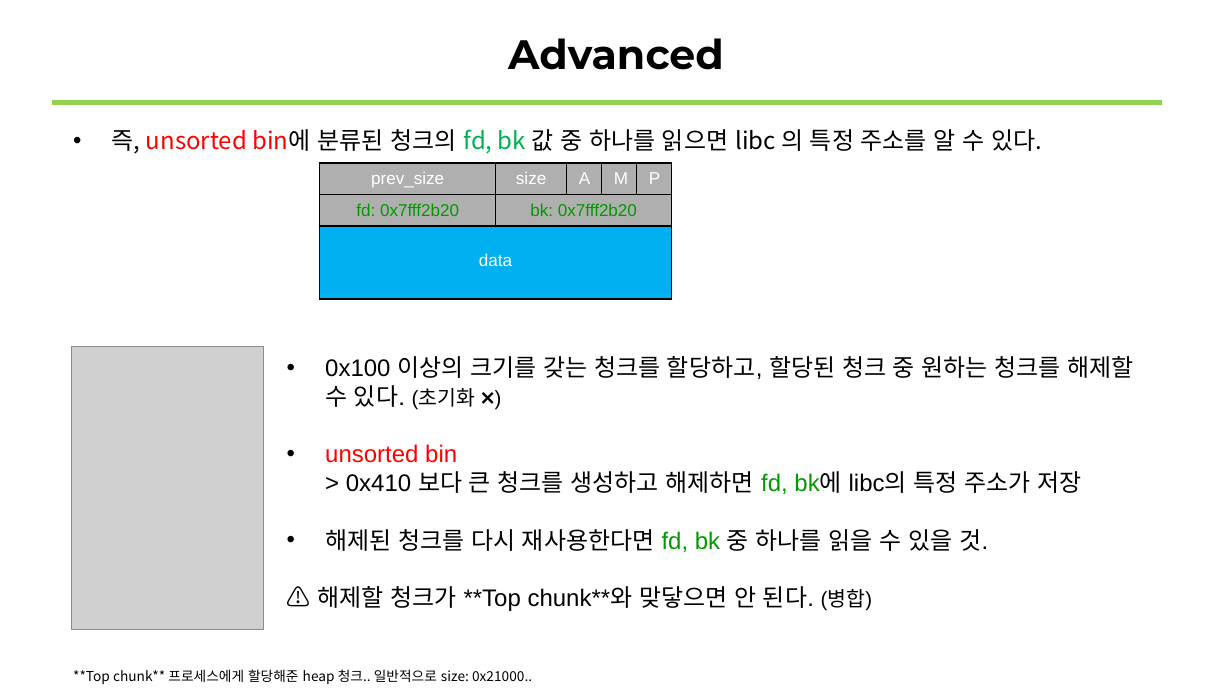
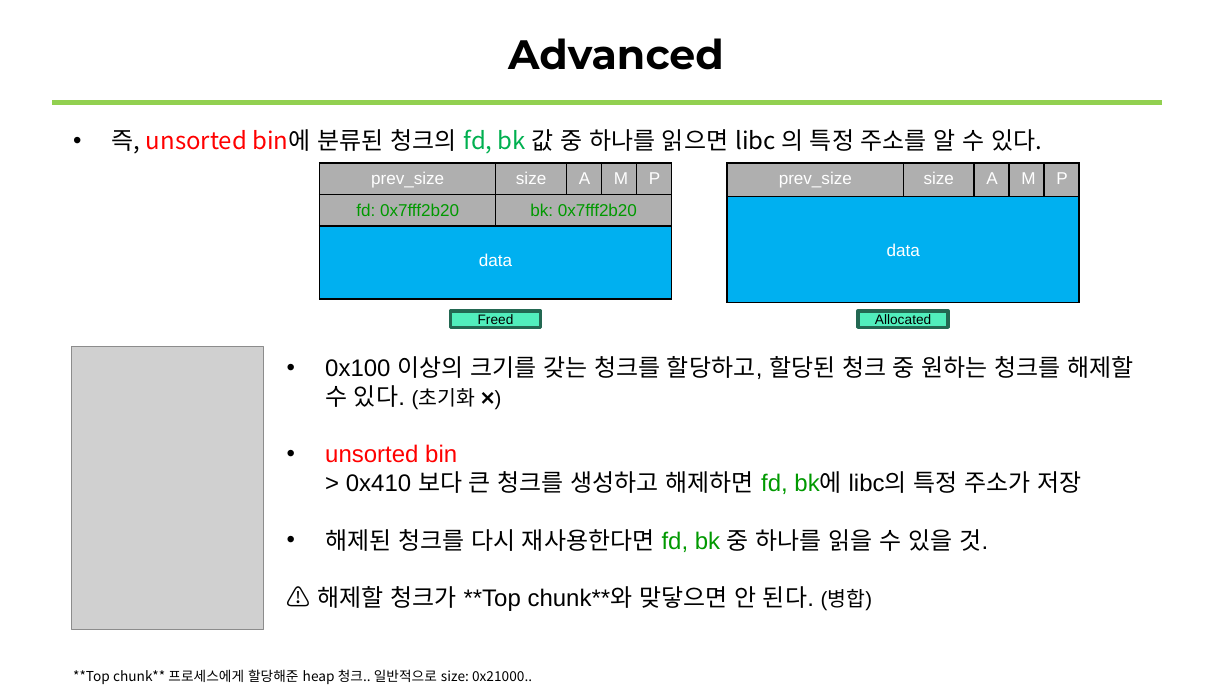
Before and after one commit to sewonpark-sec/SSL-Seminar, a slide deck: slide 16 of 11_Use_After_Free.pptx (slide 18 before the commit). Drawn at 1232x693 pixels with LibreOffice and Linux fonts; fonts in the diff are those of the drawing; grey boxes stand for pictures. Boxes give left, top, right and bottom in pixels: in the first picture for what was removed or moved away, otherwise in the second. Text is boxed around its words. In the diff, an @@ line names an element or a change of style, - is before the commit and + after.

```diff
--- a/11_Use_After_Free.pptx
+++ b/11_Use_After_Free.pptx
@@ table added at (727,163,1077,302), 2 rows, 5 columns @@
+prev_size | size | A | M | P
+data |  |  |  | 
@@ rectangle added at (451,310,541,326), fill #51EEBC, outline #246852 2 pt, 8 pt, text #000000 @@
+Freed
@@ rectangle added at (859,310,949,326), fill #51EEBC, outline #246852 2 pt, 8 pt, text #000000 @@
+Allocated
```
Also in this commit, not shown: 9 other slides changed, 4 slides added, 9 slides removed.
